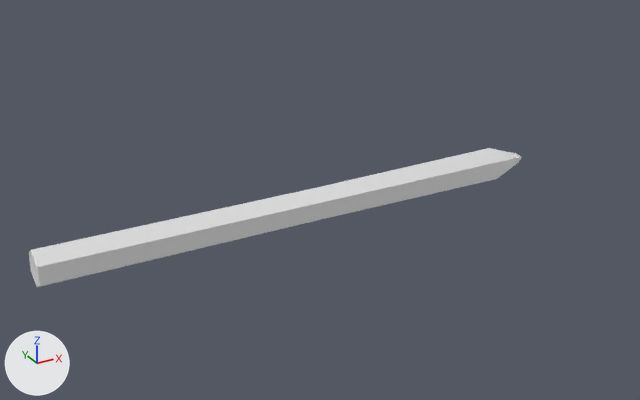
The FBX model Paper Soldier/Assets/Prefabs/Models/Yellow_Pen.fbx as it was, and as the next commit left it.
Before and after are seen from a 50 mm camera at (301.5, -78.2, 24.8) aimed at (330.2, -26.0, -1.3). The axes (+X, +Y, +Z) are drawn at lower left. The lights are the same throughout. Both versions are drawn at frame 1 of the action 'Take 001'; the numbers are the values there. Materials are left out; every surface is plain grey.

The first picture shows 'Pen_jaune'.
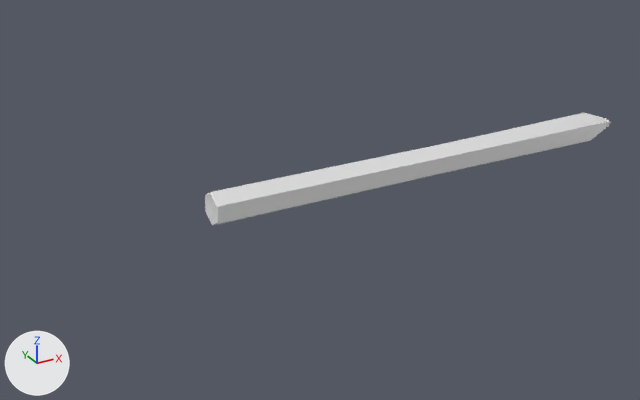
Pixel boxes (x1, y1, x2, y2) of what changed, in the pictures (640 x 400 px):
'Pen_jaune', reshaped, moved, rescaled (18% narrower, 19% shorter)
    before: (29, 148, 522, 287)
    after: (205, 113, 610, 226)

Diff of the bpy script that builds the scene:
```diff
--- a/Paper Soldier/Assets/Prefabs/Models/Yellow_Pen.fbx.py
+++ b/Paper Soldier/Assets/Prefabs/Models/Yellow_Pen.fbx.py
@@ me_mesh @@
 me_mesh.from_pydata(...)  # 74 vertices, 66 faces; spans x -2.2..2.2, y -2.2..2.1, z -14.9..32.6
 # used by ob_pen_jaune; parent = ob_block_trap_spear_block; location = (-0.0000105, -28.65, 266.7); scale = (0.649, 0.649, 0.793)
+# me_mesh part 1: the loose piece of 62 vertices spanning x -2.2..2.2, y -2.2..2.1, z -14.9..32.6 is multiplied about its middle by the matrix ((0.0, 0.0, 0.793), (0.0, 0.649, 0.0), (-0.649, 0.0, 0.0)), then moved by (0.0, 0.0, -8.8)
@@ ob_pen_jaune @@
 ob_pen_jaune = bpy.data.objects.new('Pen_jaune', me_mesh)
-ob_pen_jaune.parent = ob_block_trap_spear_block
-ob_pen_jaune.location = (-0.0000105, -28.65, 266.7)
-ob_pen_jaune.scale = (0.649, 0.649, 0.793)
+ob_pen_jaune.location = (340.4, -26.05, -0.0281)
```
